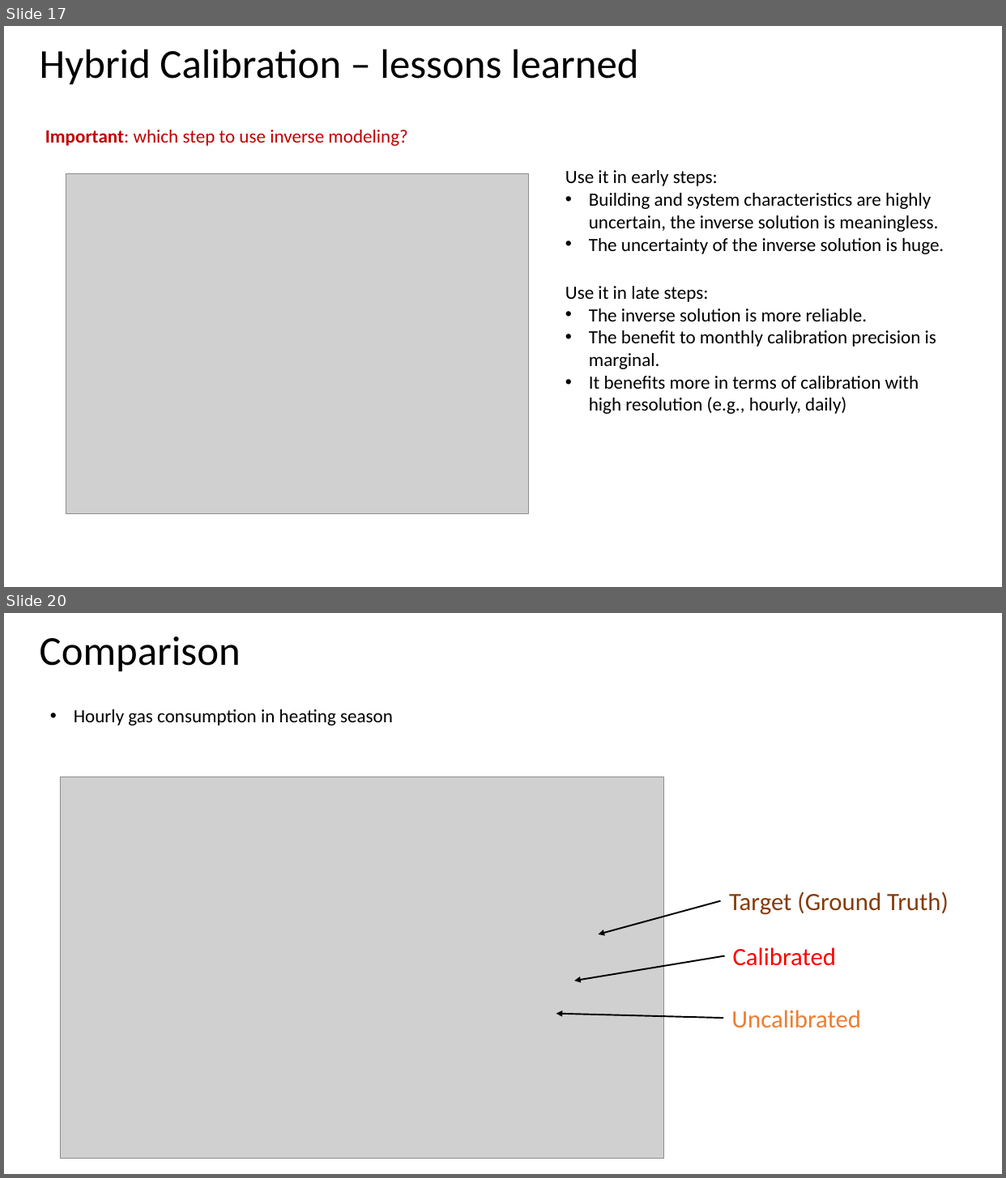
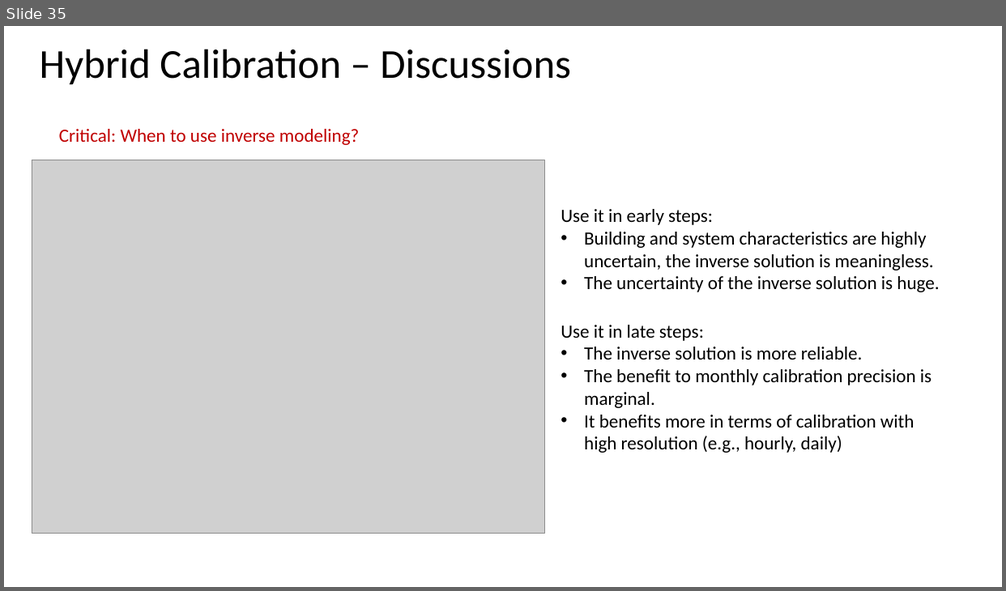
Before and after one commit to tsbyq/SDI, a slide deck: Model_Calibration_2.1/2~Hybrid_Calibration/Model Calibration_HM.pptx. Shown one above the other, each under a label of ours: slides 17 and 20 before the commit, slide 35 after it; the slides between them are not shown. The pictures are 1006x1178 and 1006x591 pixels, drawn with LibreOffice and Linux fonts; fonts in the diff are those of the drawing; grey boxes stand for pictures. Boxes give left, top, right and bottom in pixels: in the first picture for what was removed or moved away, otherwise in the second. Text is boxed around its words. In the diff, an @@ line names an element or a change of style, - is before the commit and + after.

```diff
--- a/Model_Calibration_2.1/2~Hybrid_Calibration/Model Calibration_HM.pptx
+++ b/Model_Calibration_2.1/2~Hybrid_Calibration/Model Calibration_HM.pptx
@@ slide 20 removed at (4, 613, 1002, 1174), background #FFFFFF @@
@@ title removed at (40, 636, 241, 672) @@
-Comparison
@@ text removed at (74, 709, 393, 726) @@
-• Hourly gas consumption in heating season
@@ group removed at (60, 777, 948, 1159): 3 texts, 3 arrows, 1 picture @@
-Uncalibrated
-Calibrated
-Target (Ground Truth)
@@ what was slide 17 is now slide 35 @@
@@ slide 35 changed as well @@
@@ title at (40, 49, 571, 85): text changed @@
-Hybrid Calibration – lessons learned
+Hybrid Calibration – Discussions
@@ text at (59, 129, 359, 145): text changed @@
-Important: which step to use inverse modeling?
+Critical: When to use inverse modeling?
@@ picture: place and size @@
-picture at (66, 173, 528, 514)
+picture at (32, 160, 544, 534)
@@ text "Use it in early steps:": place and size @@
-text "Use it in early steps:" at (565, 170, 944, 254)
+text "Use it in early steps:" at (560, 209, 939, 292)
@@ text "Use it in late steps:": place and size @@
-text "Use it in late steps:" at (565, 286, 936, 414)
+text "Use it in late steps:" at (560, 325, 931, 453)
```
Also in this commit, not shown: 15 other slides changed, 20 slides added, 6 other slides removed, 45 other files.
